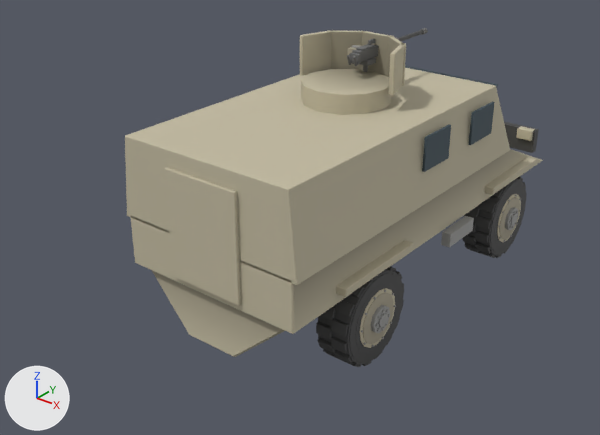
An edit to the glTF model assets/models/rus_mrap_tyu.glb, drawn before and after from the same camera.
The view is the same before and after, from a camera (50 mm lens) standing at (5.65, -8.46, 5.78) and looking at (-0.52, -0.74, 1.0). Lighting does not change. The marker at lower left points along +X, +Y and +Z. The picture after the commit comes second. Vertices at exactly the same position are counted once.

Names of what the first picture shows: 'barrel', 'body', 'turret', 'wheel_1', 'wheel_3'.
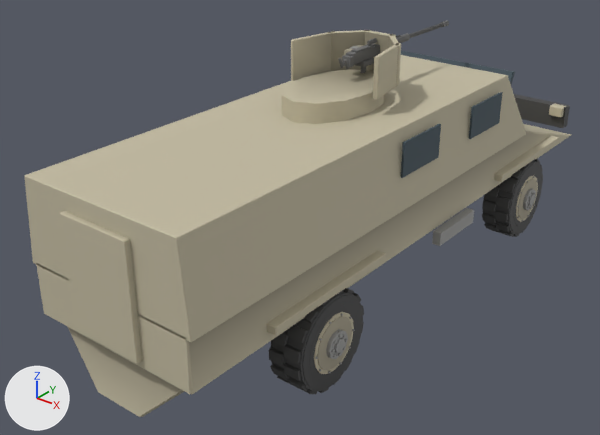
The change in detail:
me_body is used by ob_body; location (0.0, 0.0, 0.0).
me_body had 574 vertices, 972 faces and spanned x -1.36..1.36, y -3.05..3.19, z 0.4..2.65.
me_body now has 574 vertices, 972 faces and spans x -1.25..1.25, y -4.4..4.6, z 0.4..2.65.
me_body part 1: the whole mesh is multiplied about the mesh origin by the matrix ((0.917, 0.0, 0.0), (0.0, 1.445, 0.0), (0.0, 0.0, 1.0)).
me_turret is used by ob_turret; location (0.0, -0.5, 2.65).
me_turret had 144 vertices, 264 faces and spanned x -0.693..0.693, y -0.55..0.668, z 0.0..0.7.
me_turret now has 144 vertices, 264 faces and spans x -0.635..0.635, y -0.795..0.965, z 0.0..0.7.
me_turret part 2: the whole mesh is multiplied about the mesh origin by the matrix ((0.917, 0.0, 0.0), (0.0, 1.445, 0.0), (0.0, 0.0, 1.0)).
Object 'barrel' (ob_barrel) moves from (0.0, -0.1, 3.15) to (0.0, -0.14, 3.15).
Object 'turret' (ob_turret) moves from (0.0, -0.5, 2.65) to (0.0, -0.72, 2.65).
Object 'wheel_1' (ob_wheel_1) moves from (1.08, 1.75, 0.6) to (0.99, 2.53, 0.6).
Object 'wheel_3' (ob_wheel_3) moves from (1.08, -1.6, 0.6) to (0.99, -2.31, 0.6).

Boxes [x1, y1, x2, y2] around the edits, measured in the pictures (600 x 435 px):
'body', reshaped (31% wider, 26% taller)
    before: [125, 66, 543, 357]
    after: [24, 51, 572, 417]
'wheel_3', moved
    before: [316, 266, 404, 367]
    after: [269, 288, 364, 395]
'turret', reshaped, moved (12% wider, 10% taller)
    before: [300, 30, 406, 115]
    after: [282, 30, 401, 124]
'wheel_1', moved
    before: [462, 177, 526, 258]
    after: [482, 159, 543, 237]
'barrel', moved
    before: [347, 28, 428, 72]
    after: [338, 20, 449, 73]
